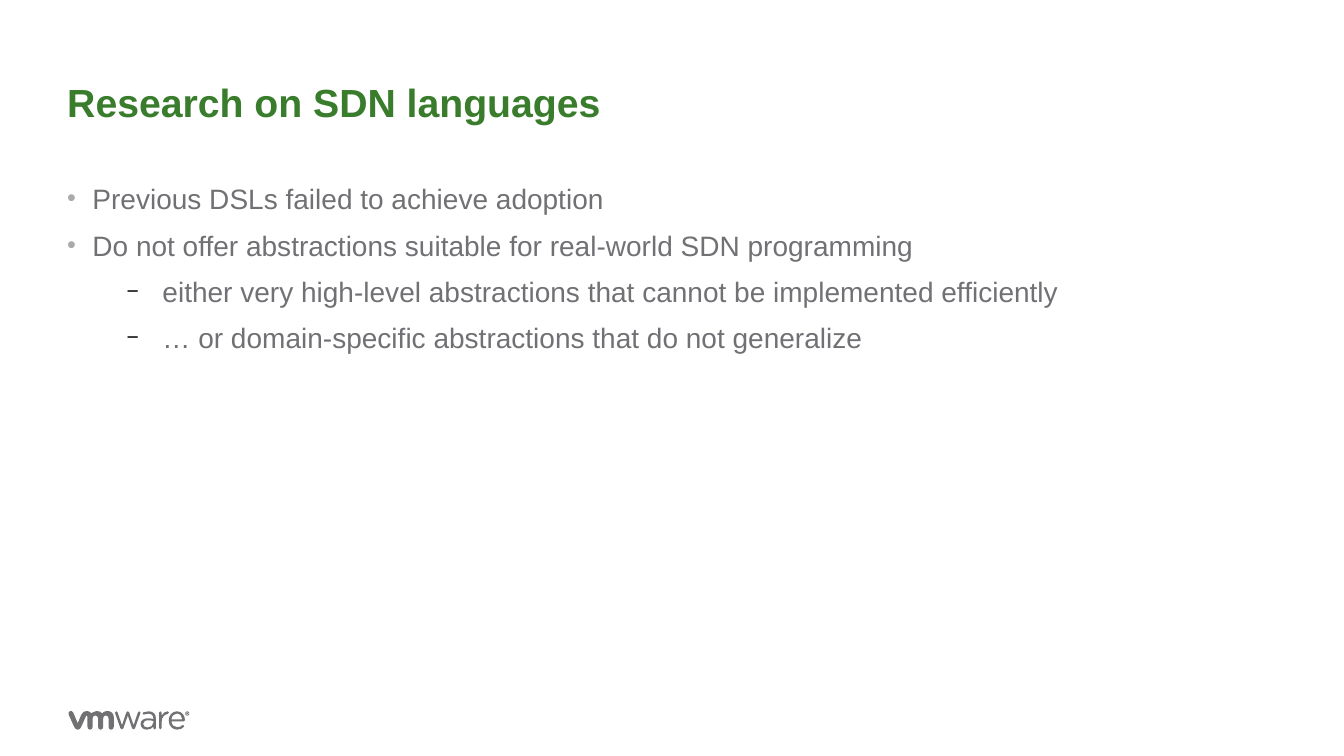
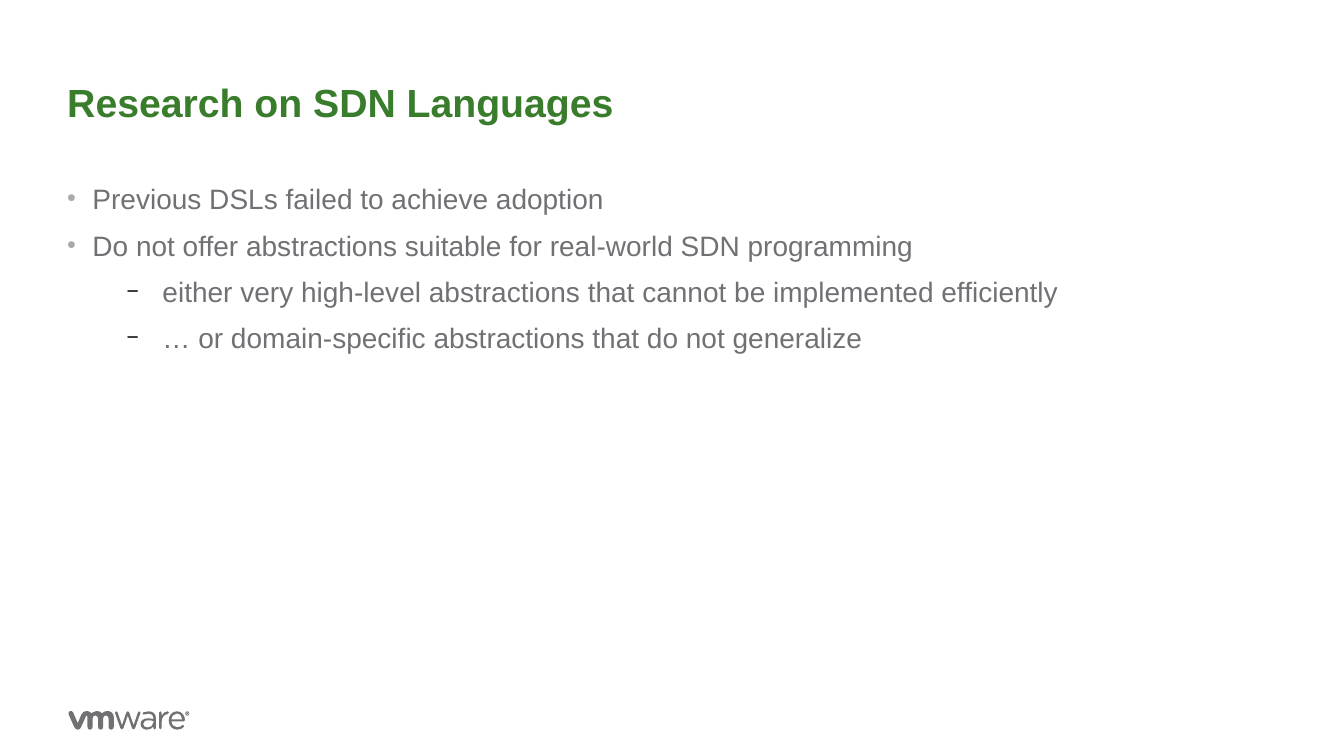
Before and after one commit to ryzhyk/cocoon, a slide deck: slide 7 of doc/wnv17/cocoon.odp (slide 6 before the commit). Drawn at 1344x756 pixels with LibreOffice and Linux fonts; fonts in the diff are those of the drawing; background and template pictures are left out. Boxes give left, top, right and bottom in pixels: in the first picture for what was removed or moved away, otherwise in the second. Text is boxed around its words. In the diff, an @@ line names an element or a change of style, - is before the commit and + after.

```diff
--- a/doc/wnv17/cocoon.odp
+++ b/doc/wnv17/cocoon.odp
@@ title at box(67, 88, 614, 125): text changed @@
-Research on SDN languages
+Research on SDN Languages
```
Also in this commit, not shown: 11 other slides changed, 5 slides added, 1 slide removed.
